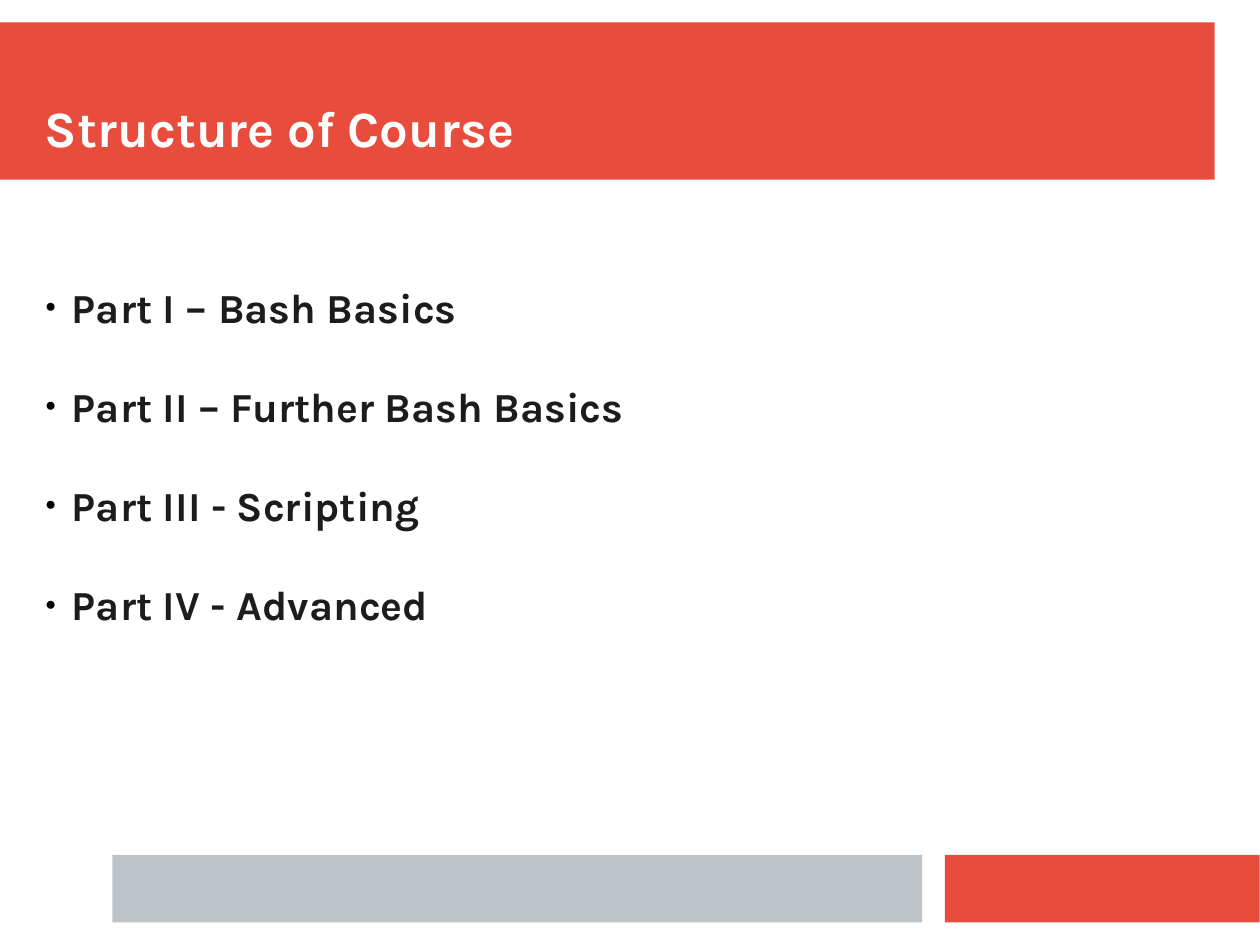
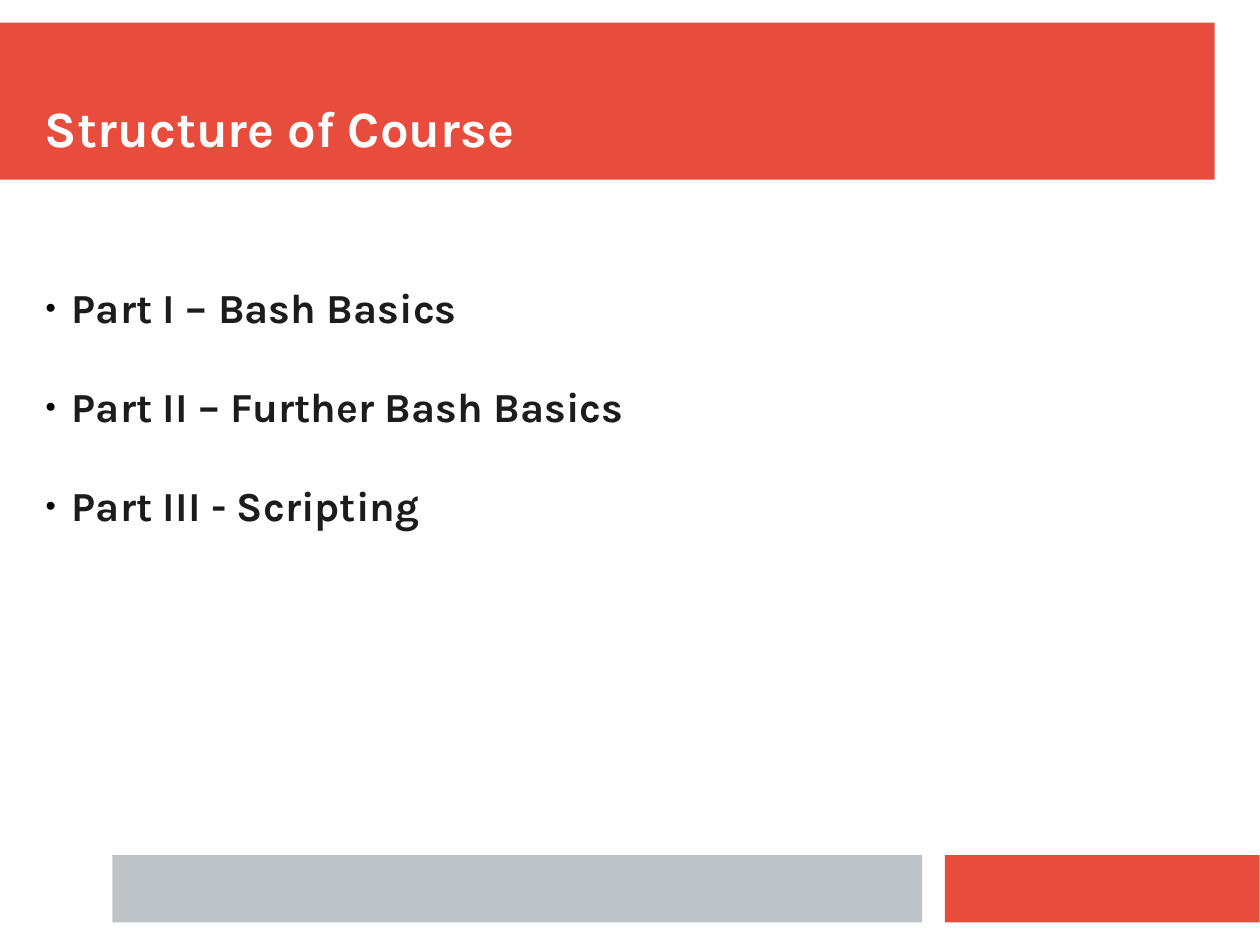
Before and after one commit to ianmiell/introduction-to-bash, a slide deck: slide 11 of slides/introduction_to_bash.pptx. Drawn at 1260x945 pixels with LibreOffice and Linux fonts; fonts in the diff are those of the drawing. Boxes give left, top, right and bottom in pixels: in the first picture for what was removed or moved away, otherwise in the second. Text is boxed around its words. In the diff, an @@ line names an element or a change of style, - is before the commit and + after.

```diff
--- a/slides/introduction_to_bash.pptx
+++ b/slides/introduction_to_bash.pptx
@@ text at <box>72,591,428,621</box>: paragraph removed @@
-● Part IV - Advanced
```
Also in this commit, not shown: 4 other slides changed, 3 slides added, 2 slides removed, 1 other file.
